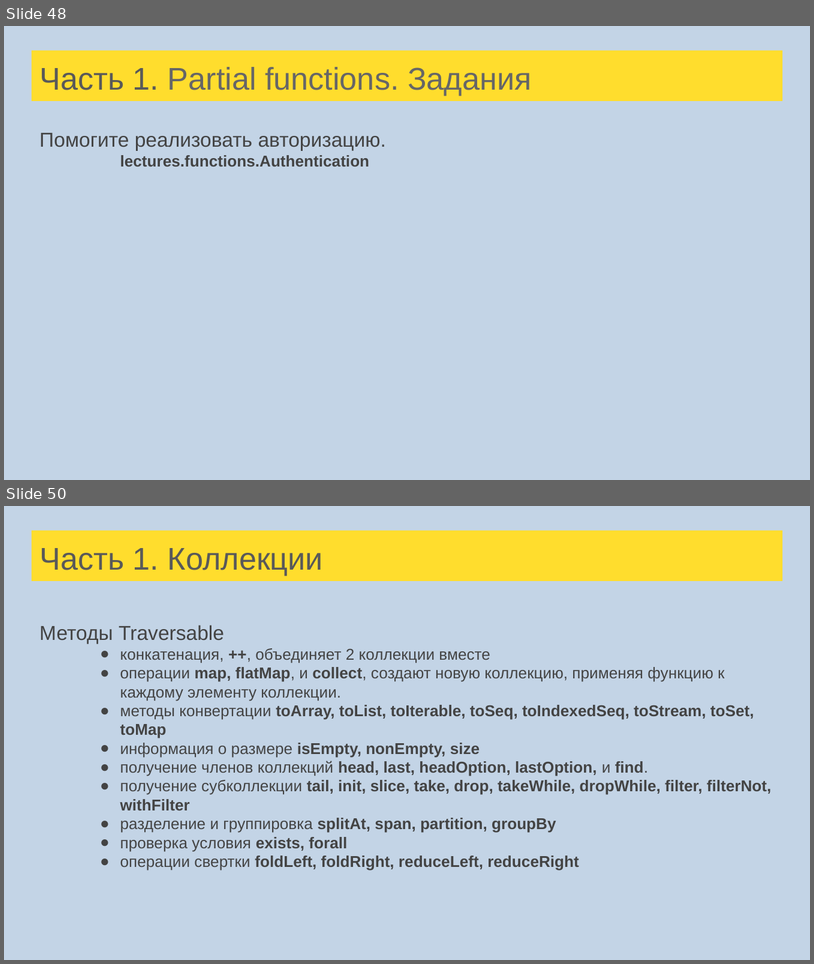
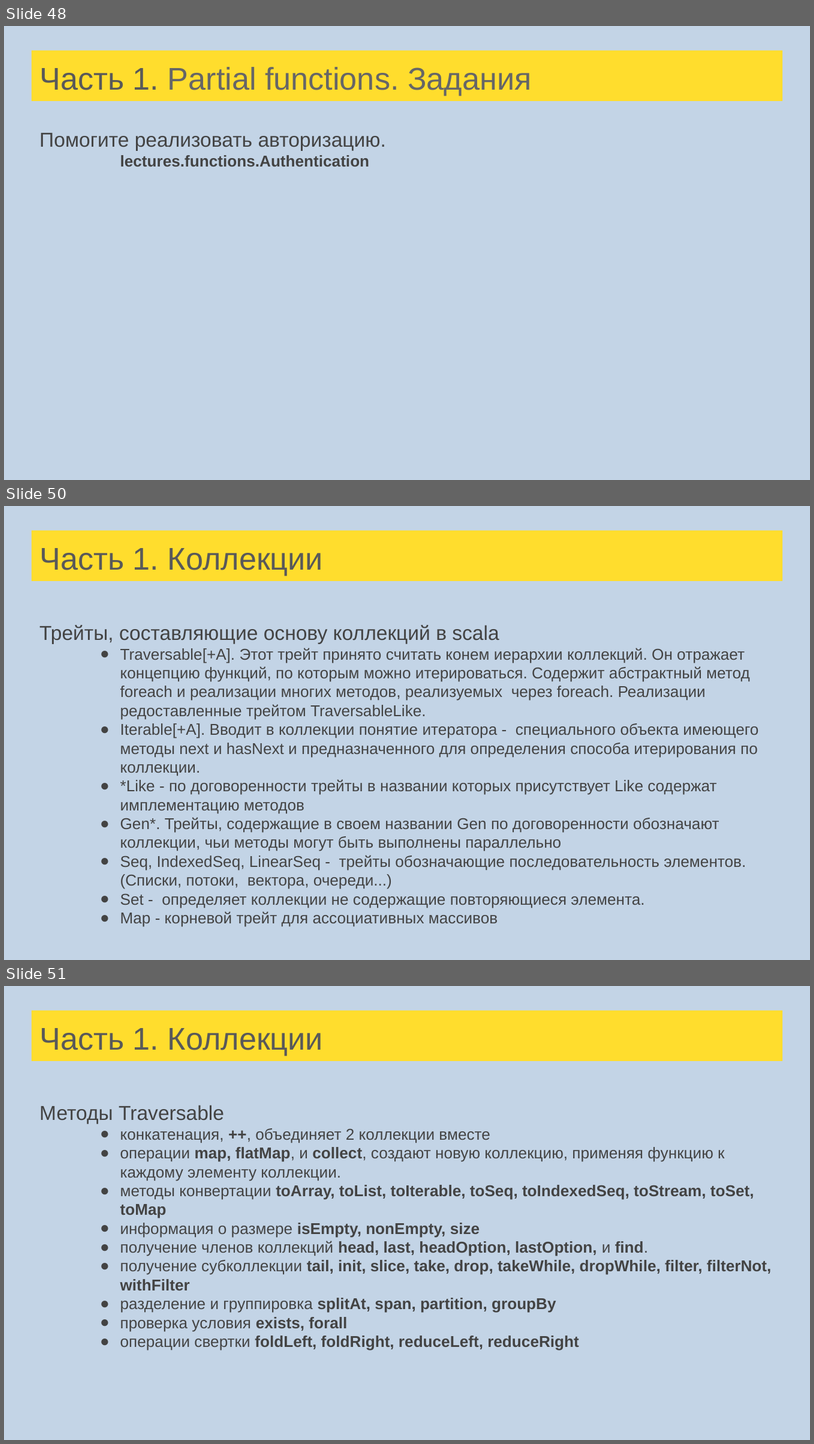
Before and after one commit to skye17/scala-school, a slide deck: src/main/resources/Лекции Scala для FinTech.pptx. Shown one above the other, each under a label of ours: slides 48 and 50 before the commit, slides 48, 50 and 51 after it; the slides between them are not shown. The pictures are 814x964 and 814x1444 pixels, drawn with LibreOffice and Linux fonts; fonts in the diff are those of the drawing. Boxes give left, top, right and bottom in pixels: in the first picture for what was removed or moved away, otherwise in the second. Text is boxed around its words. In the diff, an @@ line names an element or a change of style, - is before the commit and + after.

```diff
--- a/src/main/resources/Лекции Scala для FinTech.pptx
+++ b/src/main/resources/Лекции Scala для FinTech.pptx
@@ slide 50 added at [4,506,810,960], background #C3D4E6 @@
@@ title added at [32,530,783,581], fill #FFDD2D, 28 pt, text #595959 @@
+Часть 1. Коллекции
@@ text added at [39,625,759,927], 14 pt, text #434343 @@
+Трейты, составляющие основу коллекций в scala
+● Traversable[+A]. Этот трейт принято считать конем иерархии коллекций. Он отражает концепцию функций, по которым можно итерироваться. Содержит абстрактный метод foreach и реализации многих методов, реализуемых через foreach. Реализации редоставленные трейтом TraversableLike.
+● Iterable[+A]. Вводит в коллекции понятие итератора - специального объекта имеющего методы next и hasNext и предназначенного для определения способа итерирования по коллекции.
+● *Like - по договоренности трейты в названии которых присутствует Like содержат имплементацию методов
+● Gen*. Трейты, содержащие в своем названии Gen по договоренности обозначают коллекции, чьи методы могут быть выполнены параллельно
+● Seq, IndexedSeq, LinearSeq - трейты обозначающие последовательность элементов. (Списки, потоки, вектора, очереди...)
+● Set - определяет коллекции не содержащие повторяющиеся элемента.
+● Map - корневой трейт для ассоциативных массивов
@@ what was slide 50 is now slide 51 @@
```
Also in this commit, not shown: 5 slides changed, 16 other slides added, 1 slide removed, 20 other files.
